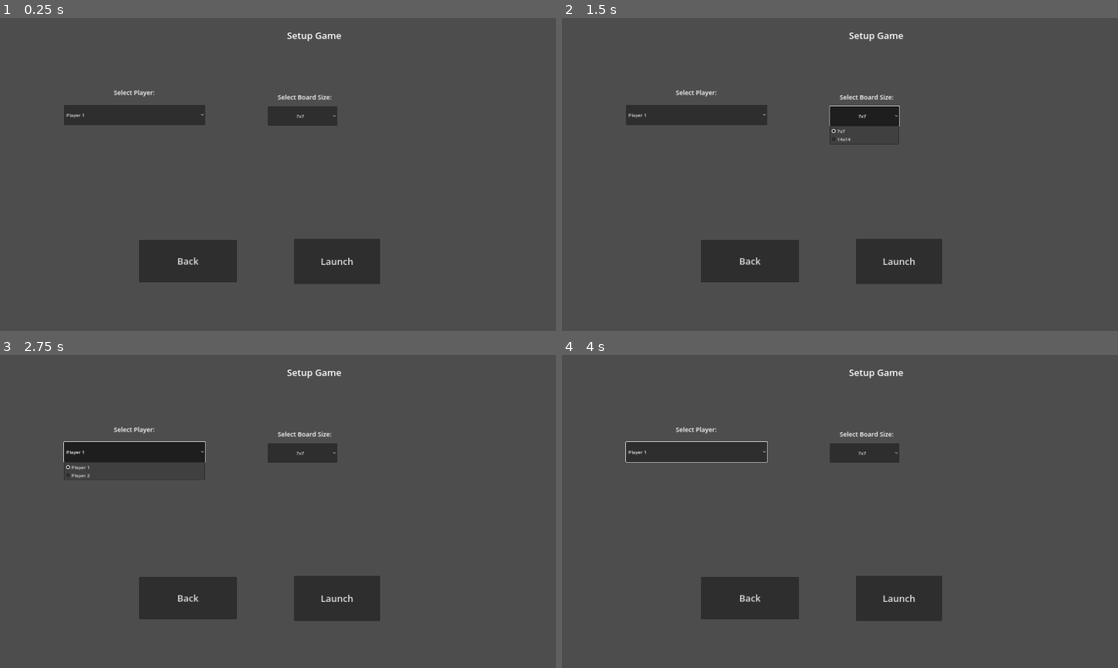
Above: before the commit, frames 1-4 (two rows, left to right).
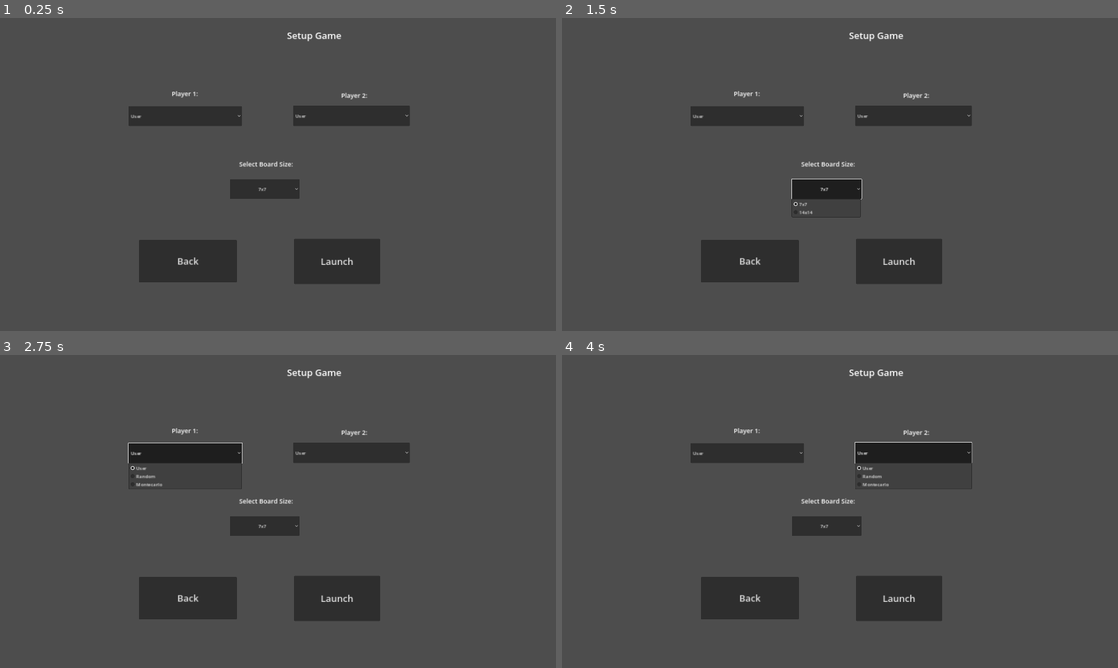
Above: after the commit, the same moments.

Repository: RTheoGH/DogGO
Game: Godot game, scene res://src/scenes/UI/setup_game.tscn
Two runs of this game, one before a commit and one after it. Both use one fixed random seed, a clock stepped at 60 frames per second and the inputs below. This scene is started directly instead of the project's main scene.
Inputs (mouse positions are in pixels of both pictures, inside the frame that each line leads up to):
- Up to frame 1 (0.25 s): no input
- Up to frame 2 (1.5 s): click "Back" at 0.5 s; click "7x7" at 1.25 s
- Up to frame 3 (2.75 s): click (133, 452) at 2 s, where only the run before the commit has a clickable "Player 1"
- Up to frame 4 (4 s): click (745, 452) at 2.75 s, where only the run after the commit has a clickable "User"; click (912, 452) at 3.5 s, where only the run after the commit has a clickable "User"

The runs differ from the first frame. In frame 1, 3.5% of the frame differs, in the area x 11-74%, y 22-58%; in frame 2, 3.8%; in frame 3, 3.8%; in frame 4, 3.8%.

Commit message:
Main Menu
Updated Menus

Diff:
--- a/src/autoloads/gamemaster.gd
+++ b/src/autoloads/gamemaster.gd
@@ -4,6 +4,7 @@
 
 var board_node:Node
 var players = []
+var boardsize
 
 var game_on:bool
 var can_play := true
@@ -49,4 +50,4 @@
 
 func to_menu():
 	game_on = false
-	get_tree().change_scene_to_packed(preload("res://src/scenes/UI/Main Menu.tscn"))
+	get_tree().change_scene_to_packed(preload("res://src/scenes/UI/MainMenu.tscn"))
--- a/src/scenes/UI/setup_game.gd
+++ b/src/scenes/UI/setup_game.gd
@@ -1,8 +1,40 @@
 extends Control
+var player_selection  = ["User", "Random", "Montecarlo"]
+var bsize = [7, 14]
 
 func _ready() -> void:
 	print("hello")
 
+
 func _on_launch_pressed() -> void:
 	pass # Replace with function body.
+	var player1 = Player.new()
+	var player2 = Player.new()
+
+	player1.team = "o"
+	player2.team = "x"
+
+
+	player1.ai_mode = $Player1Selection.selected
+	player2.ai_mode = $Player2Selecton.selected
+
+	Gamemaster.players = [player1, player2]
 	get_tree().change_scene_to_packed(preload("res://src/scenes/board/board.tscn"))
+
+
+func _on_select_player_item_selected(index: int) -> void:
+	pass # Replace with function body.
+
+	print(player_selection[index])
+
+
+func _on_back_pressed() -> void:
+	pass # Replace with function body.
+	get_tree().change_scene_to_packed(preload("res://src/scenes/UI/MainMenu.tscn"))
+	print("back")
+
+
+func _on_board_size_item_selected(index: int) -> void:
+	pass # Replace with function body.
+	Gamemaster.boardsize = bsize[index]
+	print("board size ", bsize[index])
--- a/src/scenes/UI/setup_game.tscn
+++ b/src/scenes/UI/setup_game.tscn
@@ -42,14 +42,14 @@
 [node name="BoardSize" type="OptionButton" parent="."]
 layout_mode = 1
 anchors_preset = -1
-anchor_left = 0.482
-anchor_top = 0.281
-anchor_right = 0.607
-anchor_bottom = 0.344
-offset_left = -0.440063
-offset_top = 0.519989
-offset_right = -0.440063
-offset_bottom = 0.47998
+anchor_left = 0.414
+anchor_top = 0.511
+anchor_right = 0.539
+anchor_bottom = 0.574
+offset_left = -0.880066
+offset_top = 4.11993
+offset_right = -0.880127
+offset_bottom = 4.08002
 alignment = 1
 selected = 0
 item_count = 2
@@ -60,36 +60,39 @@
 [node name="Label" type="Label" parent="BoardSize"]
 layout_mode = 1
 anchors_preset = -1
-anchor_top = -0.843
-anchor_right = 1.0
-anchor_bottom = 0.314
-offset_left = 28.0
-offset_top = 10.324
-offset_right = -13.0
-offset_bottom = -3.352
+anchor_left = 0.108
+anchor_top = -1.0
+anchor_right = 0.937
+anchor_bottom = -0.044
+offset_left = 0.0800056
+offset_top = 3.05176e-05
+offset_right = 0.11998
+offset_bottom = -0.00796795
 theme_override_font_sizes/font_size = 22
 text = "Select Board Size:
 "
 horizontal_alignment = 1
 
-[node name="SelectPlayer" type="OptionButton" parent="."]
+[node name="Player1Selection" type="OptionButton" parent="."]
 layout_mode = 1
 anchors_preset = -1
-anchor_left = 0.115
+anchor_left = 0.231
 anchor_top = 0.278
-anchor_right = 0.369
-anchor_bottom = 0.342
-offset_left = 0.199997
-offset_top = -0.240021
-offset_right = 0.519958
-offset_bottom = -0.360016
+anchor_right = 0.435
+anchor_bottom = 0.345
+offset_left = 0.47998
+offset_top = 3.76001
+offset_right = 0.799927
+offset_bottom = 0.399963
 selected = 0
-item_count = 2
-popup/item_0/text = "Player 1"
-popup/item_1/text = "Player 2"
+item_count = 3
+popup/item_0/text = "User"
+popup/item_1/text = "Random"
 popup/item_1/id = 1
+popup/item_2/text = "Montecarlo"
+popup/item_2/id = 2
 
-[node name="Label2" type="Label" parent="SelectPlayer"]
+[node name="Player1Label" type="Label" parent="Player1Selection"]
 layout_mode = 1
 anchors_preset = -1
 anchor_left = 0.037
@@ -100,7 +103,7 @@
 offset_right = 0.0319824
 offset_bottom = -14.0
 theme_override_font_sizes/font_size = 22
-text = "Select Player:"
+text = "Player 1:"
 horizontal_alignment = 1
 
 [node name="Launch" type="Button" parent="."]
@@ -116,4 +119,40 @@
 theme_override_font_sizes/font_size = 32
 text = "Launch"
 
+[node name="Player2Selecton" type="OptionButton" parent="."]
+layout_mode = 1
+anchors_preset = -1
+anchor_left = 0.527
+anchor_top = 0.269
+anchor_right = 0.737
+anchor_bottom = 0.345
+offset_left = 0.159973
+offset_top = 11.48
+offset_right = -0.0400391
+offset_bottom = 0.399963
+selected = 0
+item_count = 3
+popup/item_0/text = "User"
+popup/item_1/text = "Random"
+popup/item_1/id = 1
+popup/item_2/text = "Montecarlo"
+popup/item_2/id = 2
+
+[node name="Player2Label" type="Label" parent="Player2Selecton"]
+layout_mode = 1
+anchors_preset = -1
+anchor_left = 0.072
+anchor_top = -0.72
+anchor_right = 0.979
+anchor_bottom = -0.107
+offset_right = -0.125
+offset_bottom = 0.0250006
+theme_override_font_sizes/font_size = 22
+text = "Player 2:"
+horizontal_alignment = 1
+clip_text = true
+
+[connection signal="pressed" from="Back" to="." method="_on_back_pressed"]
+[connection signal="item_selected" from="BoardSize" to="." method="_on_board_size_item_selected"]
+[connection signal="item_selected" from="Player1Selection" to="." method="_on_select_player_item_selected"]
 [connection signal="pressed" from="Launch" to="." method="_on_launch_pressed"]
Not shown: 2 places in src/scenes/UI/MainMenu.tscn that only renumber resources
